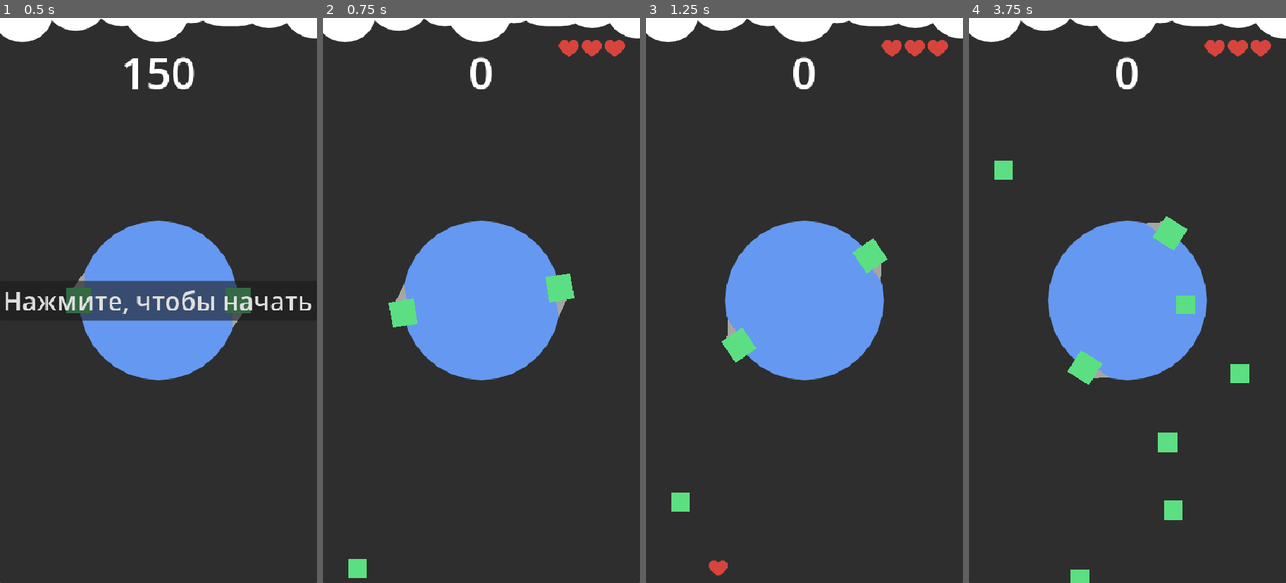
Above: before the commit, frames 1-4 (left to right).
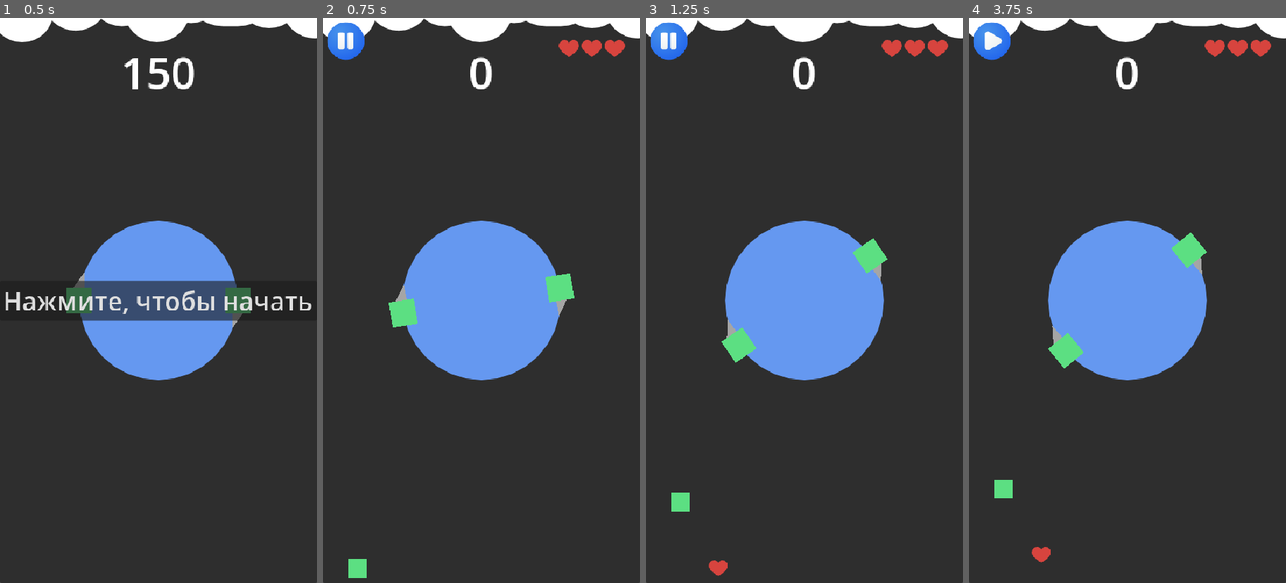
Above: after the commit, the same moments.

Repository: kotofeyy/CircleBattle
Game: Godot game, scene res://main.tscn
The game is run twice, just before and just after one commit, with the same random seed, the same clock (stepped at 60 frames per second) and the same inputs.
Inputs (mouse positions are in pixels of both pictures, inside the frame that each line leads up to):
- Up to frame 1 (0.5 s): no input
- Up to frame 2 (0.75 s): click "Нажмите, чтобы начать" at 0.5 s
- Up to frame 3 (1.25 s): no input
- Up to frame 4 (3.75 s): click (991, 40) at 1.27 s; move the mouse to (1197, 272) at 2.02 s; press the mouse at (1197, 272) at 2.03 s; move the mouse to (1064, 328) at 2.77 s; release the mouse at (1064, 328) at 2.78 s; click (1064, 328) at 2.85 s; move the mouse to (1159, 176) at 3.52 s; press the mouse at (1159, 176) at 3.53 s

Frame 1 is identical in both runs. In frame 2, 0.6% of the frame differs, in the area x 1-14%, y 0-8%; in frame 3, 0.6%; in frame 4, 3.6%, in the area x 1-89%, y 0-100%.

Commit message:
пауза плей

Diff:
--- a/code/main.gd
+++ b/code/main.gd
@@ -11,6 +11,7 @@
 @onready var animated_sprite_2d_hit: AnimatedSprite2D = $AnimatedSprite2DHit
 @onready var end_game_panel: Panel = $EndGamePanel
 @onready var start_game_button: Button = $StartGameButton
+@onready var pause_button: Button = $PauseButton
 @onready var final_scores_label: Label = $EndGamePanel/MarginContainer/VBoxContainer/FinalScoresLabel
 @onready var shield_1: Panel = $CircleElements/Element/Shield
 @onready var shield_2: Panel = $CircleElements/Element2/Shield
@@ -27,6 +28,9 @@
 @onready var element_1_line_direction_left: Line2D = $CircleElements/Element1LineDirectionLeft
 
 var ELEMENT_FRIEND = preload("uid://nhx7jgro50t")
+
+const PAUSE = preload("uid://bgjjb1igg1pw")
+const PLAY = preload("uid://bocd2gvbpuc2a")
 
 
 var direction: bool
@@ -97,20 +101,16 @@
 	while game_is_start:
 		var position_x = randi_range(0, screen_size.x - 40)
 		var chance = randf()
-		print("chance - ", chance)
 		var enemy: Enemy = enemy_prefub.instantiate()
 		enemy.area_entered.connect(on_area_entered)
 		if chance < chance_spawn_enemy:
 			enemy.type_element = "enemy"
-
 		if chance > chance_spawn_enemy and chance < chance_spawn_shield:
 			enemy.type_element = "shield"
 		if chance > chance_spawn_shield and chance < chance_spawn_friend:
 			enemy.type_element = "friend"
 		if chance > chance_spawn_heart:
 			enemy.type_element = "heart"
-		#else:
-			#enemy.type_element = "friend"
 		add_child(enemy)
 		enemy.position = Vector2(position_x, screen_size.y)
 
@@ -145,7 +145,7 @@
 			if health < 1:
 				game_is_start = false
 				end_game_panel.visible = true
-	change_color_style_box()
+	#change_color_style_box()
 	score_label.text = str(scores)
 	final_scores_label.text = "Очков: " + str(scores)
 
@@ -194,6 +194,7 @@
 	add_heart()
 	add_heart()
 	add_heart()
+	pause_button.visible = true
 
 
 func restart_game() -> void:
@@ -224,7 +225,6 @@
 	area_2d_shield_2.set_deferred("monitorable", true)
 
 
-
 func disable_shield() -> void:
 	shield_1.visible = false
 	shield_2.visible = false
@@ -234,3 +234,11 @@
 
 func _on_timer_timeout() -> void:
 	shield_is_enabled = false
+
+
+func _on_pause_button_pressed() -> void:
+	get_tree().paused = !get_tree().paused
+	if get_tree().paused:
+		pause_button.icon = PLAY
+	else:
+		pause_button.icon = PAUSE
--- a/main.tscn
+++ b/main.tscn
@@ -8,6 +8,7 @@
 [ext_resource type="Texture2D" uid="uid://cm12x7ldcsk6u" path="res://sprites/hit_white.png" id="6_7mycd"]
 [ext_resource type="Texture2D" uid="uid://b06pubdaulyx0" path="res://sprites/refresh.png" id="7_272bh"]
 [ext_resource type="Texture2D" uid="uid://pl8e52xnocs7" path="res://sprites/shield.png" id="8_5vw27"]
+[ext_resource type="Texture2D" uid="uid://bgjjb1igg1pw" path="res://sprites/pause.png" id="9_kek77"]
 
 [sub_resource type="StyleBoxFlat" id="StyleBoxFlat_7dm0k"]
 bg_color = Color(0.3954539, 0.5960563, 0.9408558, 1)
@@ -446,6 +447,7 @@
 size_flags_vertical = 8
 mouse_default_cursor_shape = 2
 theme_override_styles/normal = SubResource("StyleBoxFlat_kek77")
+theme_override_styles/pressed = SubResource("StyleBoxFlat_272bh")
 theme_override_styles/hover = SubResource("StyleBoxFlat_272bh")
 icon = ExtResource("7_272bh")
 icon_alignment = 1
@@ -574,6 +576,20 @@
 horizontal_alignment = 1
 vertical_alignment = 1
 
+[node name="PauseButton" type="Button" parent="." unique_id=655212902]
+process_mode = 3
+visible = false
+z_index = 2
+texture_filter = 3
+layout_mode = 0
+offset_right = 8.0
+offset_bottom = 8.0
+theme_override_font_sizes/font_size = 40
+icon = ExtResource("9_kek77")
+flat = true
+icon_alignment = 1
+
 [connection signal="pressed" from="EndGamePanel/MarginContainer/RestartGameButton" to="." method="_on_restart_game_button_pressed"]
 [connection signal="pressed" from="StartGameButton" to="." method="_on_start_game_button_pressed"]
 [connection signal="timeout" from="Timer" to="." method="_on_timer_timeout"]
+[connection signal="pressed" from="PauseButton" to="." method="_on_pause_button_pressed"]
Binary file added: sprites/pause.png
Not shown, added: sprites/pause.png.import
Binary file added: sprites/play.png
Not shown, added: sprites/play.png.import
